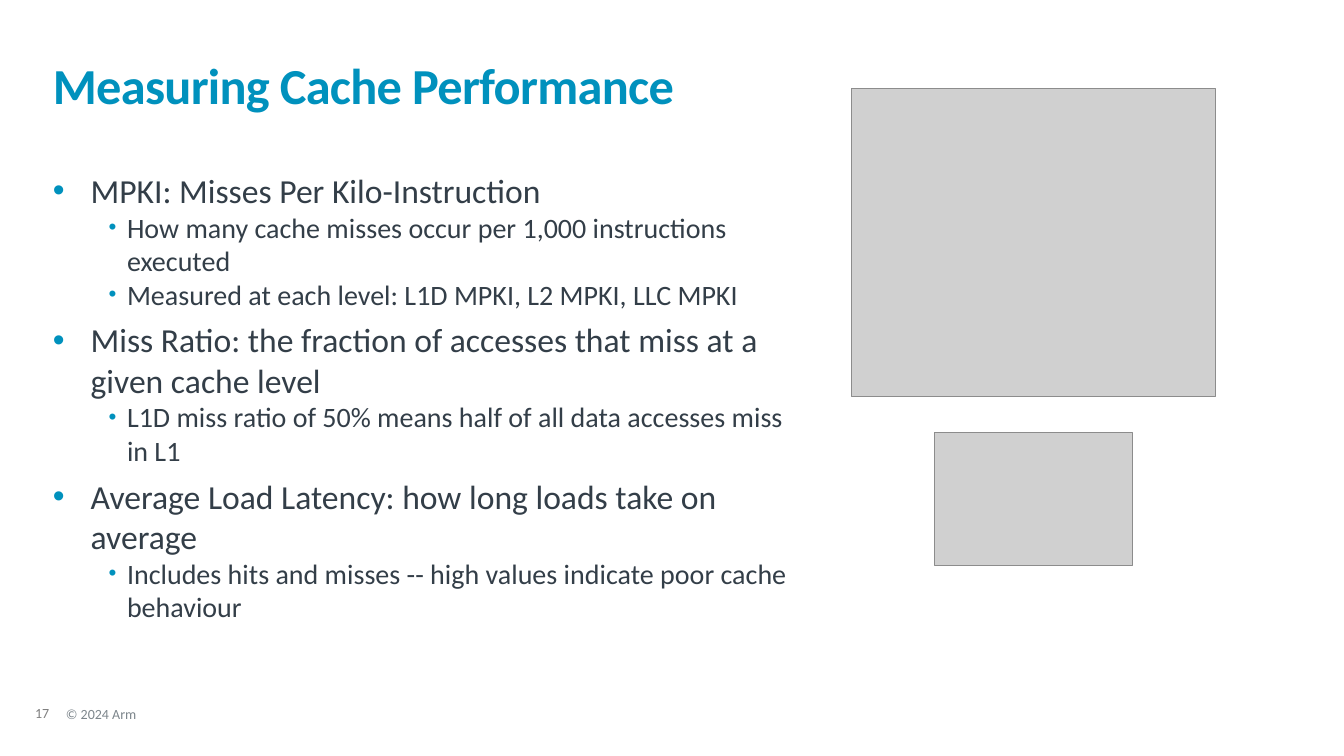
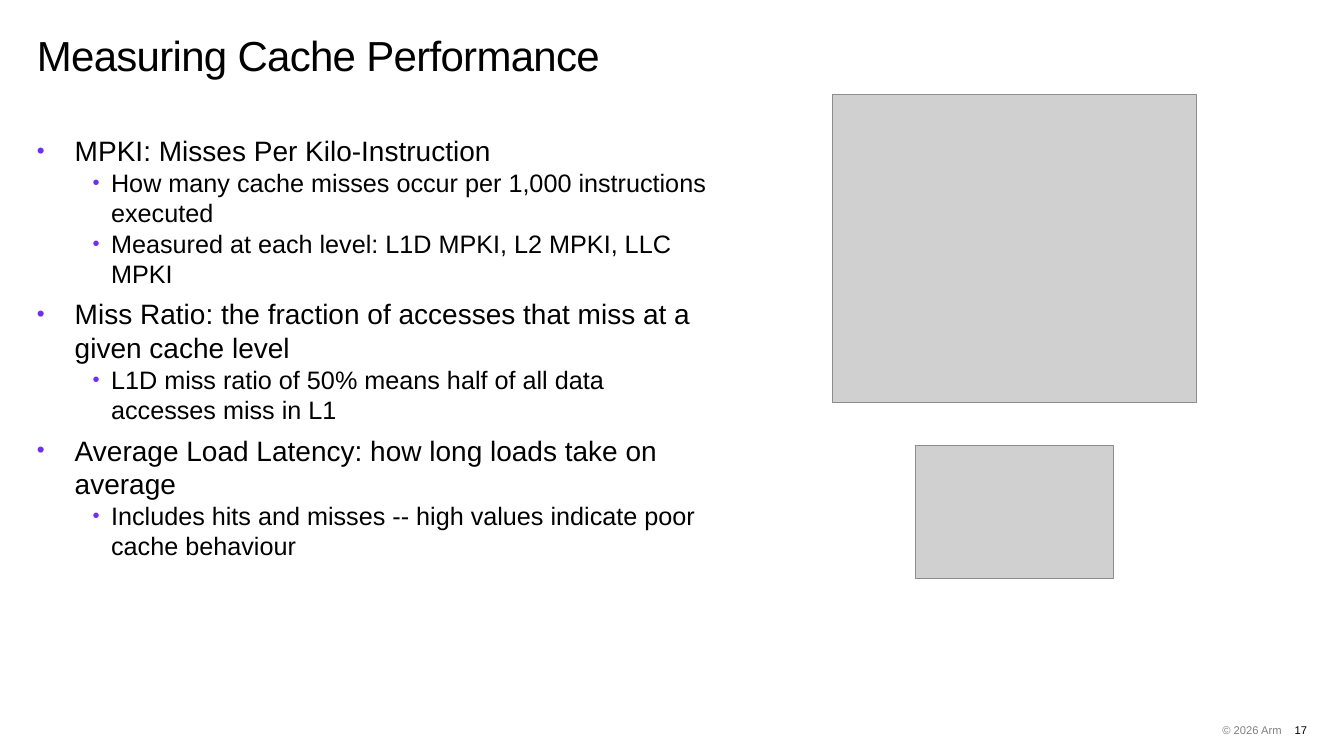
Before and after one commit to OliverGrainge/Arm-Total-Performance, a slide deck: slide 17 of slides.pptx. Drawn at 1344x756 pixels with LibreOffice and Linux fonts; fonts in the diff are those of the drawing; grey boxes stand for pictures; background and template pictures are left out. Boxes give left, top, right and bottom in pixels: in the first picture for what was removed or moved away, otherwise in the second. Text is boxed around its words. In the diff, an @@ line names an element or a change of style, - is before the commit and + after.

Commit message:
Updating slides with new 2026 format

```diff
--- a/slides.pptx
+++ b/slides.pptx
@@ title "Measuring Cache Performance": place and size @@
-title "Measuring Cache Performance" at <box>53,68,674,113</box>
+title "Measuring Cache Performance" at <box>37,40,599,79</box>
@@ title "Measuring Cache Performance" at <box>37,40,599,79</box>: size 36 to 30 pt, font Calibri to Arial, text colour #0091BD to #000000, bold off; vertical alignment middle to top @@
@@ picture: place and size @@
-picture at <box>852,89,1217,396</box>
+picture at <box>833,95,1198,402</box>
@@ text "MPKI: Misses Per Kilo-Instruction": place and size @@
-text "MPKI: Misses Per Kilo-Instruction" at <box>91,179,787,617</box>
+text "MPKI: Misses Per Kilo-Instruction" at <box>75,140,706,556</box>
@@ text "MPKI: Misses Per Kilo-Instruction" at <box>75,140,706,556</box>: size 24 to 20 pt in "MPKI: Misses Per Kilo-Instruction", "Miss Ratio: the fraction of accesses that ...", "Average Load Latency: how long loads take ..."; font Calibri to Arial, text colour #333E48 to #000000; size 20 to 18 pt in "How many cache misses occur per 1,000 ...", "Measured at each level: L1D MPKI, L2 ...", "L1D miss ratio of 50% means half ...", "Includes hits and misses -- high values ..."; bullet colour #0091BD to #6E2FF1 @@
@@ picture: place and size @@
-picture at <box>936,433,1133,566</box>
+picture at <box>917,446,1114,579</box>
@@ text removed at <box>81,710,136,719</box> @@
-© 2024 Arm
@@ text added at <box>1234,726,1282,734</box>, 8 pt, text #000000 at 50% opacity @@
+© 2026 Arm
@@ page number: place and size @@
-page number at <box>35,709,49,718</box>
+page number at <box>1295,726,1307,734</box>
@@ page number at <box>1295,726,1307,734</box>: size 10 to 8 pt, font Calibri to Arial, text colour #7F7F7F to #000000; alignment left to right @@
```
Also in this commit, not shown: 24 other slides changed, 73 slides added.
